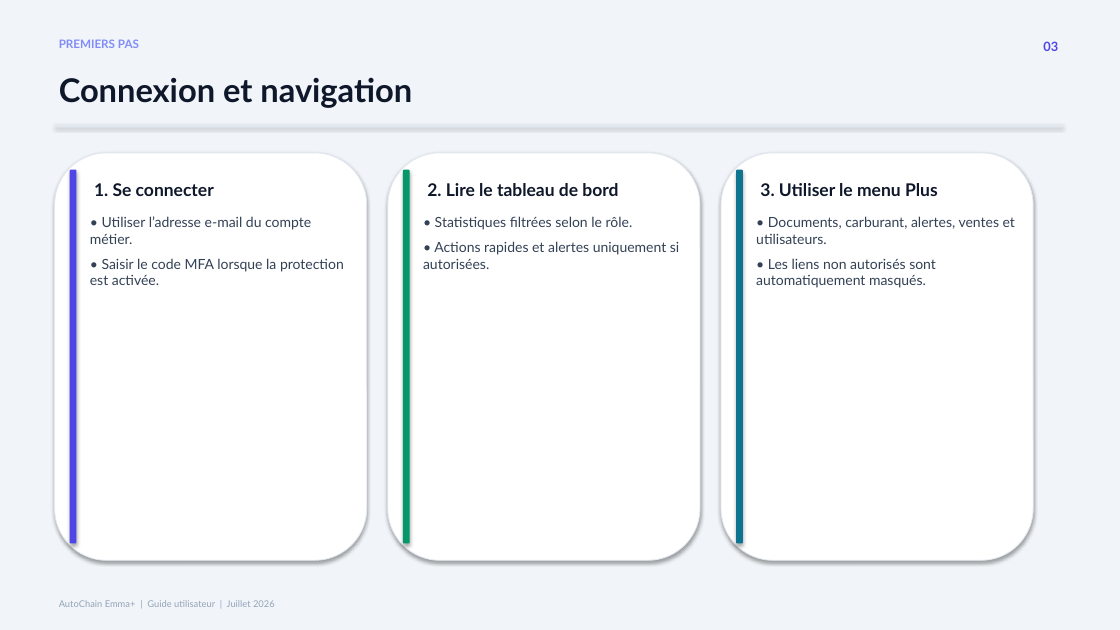
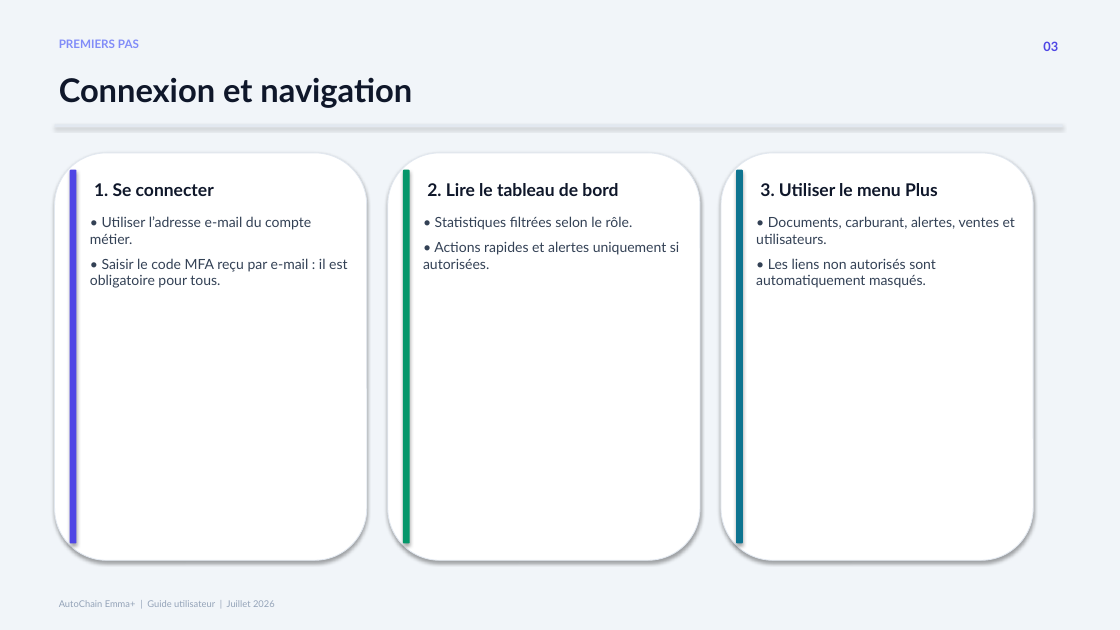
Before and after one commit to Roly-12/autochain-emma, a slide deck: slide 3 of Utilisateur/Guide_utilisation_AutoChain_Emma.pptx. Drawn at 1120x630 pixels with LibreOffice and Linux fonts; fonts in the diff are those of the drawing. Boxes give left, top, right and bottom in pixels: in the first picture for what was removed or moved away, otherwise in the second. Text is boxed around its words. In the diff, an @@ line names an element or a change of style, - is before the commit and + after.

```diff
--- a/Utilisateur/Guide_utilisation_AutoChain_Emma.pptx
+++ b/Utilisateur/Guide_utilisation_AutoChain_Emma.pptx
@@ text at (90, 258, 347, 288): text changed @@
-• Saisir le code MFA lorsque la protection est activée.
+• Saisir le code MFA reçu par e-mail : il est obligatoire pour tous.
```
Also in this commit, not shown: 2 other slides changed, 1 slide added, 9 other files.
